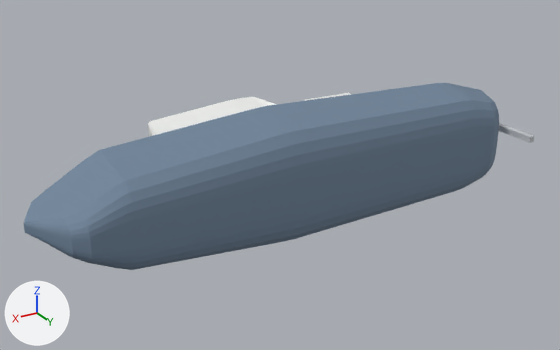
Before and after pictures for a commit that changed the glTF model models/mine-clearance-loft.glb.
Rendered twice from a 50 mm camera at (1.4, 1.99, 1.1) aimed at (-0.04, -0.41, -0.1). Lighting does not change. The marker at lower left points along +X, +Y and +Z. The older version comes first. Vertices at exactly the same position are counted once.

Objects in the first picture: 'mine-clearance'.
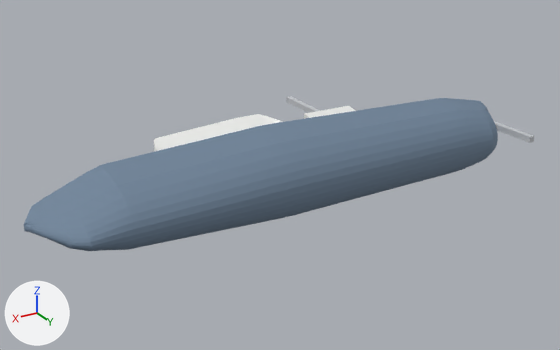
Location of each change, (x1, y1, x2, y2) in pixels of the pictures (560 x 350 px; the box of a moved part takes in the faces that stretch with it):
'mine-clearance', reshaped (17% shorter)
    before: (24, 83, 534, 270)
    after: (24, 96, 534, 251)
part 1 of me_mine_clearance, moved or reshaped (mostly hidden before)
    before: (304, 93, 351, 101)
    after: (304, 106, 356, 119)
part 2 of me_mine_clearance, moved or reshaped
    before: (148, 97, 276, 137)
    after: (154, 114, 283, 152)
part 3 of me_mine_clearance, moved or reshaped
    before: (24, 83, 499, 270)
    after: (24, 98, 498, 251)
part 4 of me_mine_clearance, moved or reshaped (not visible before)
    after: (287, 96, 320, 113)
part 5 of me_mine_clearance, shading changed
    before: (26, 94, 498, 265)
    after: (24, 107, 497, 250)

The change, as a list of edits to the scene's bpy script:
```text
Change me_mine_clearance:
    used by ob_mine_clearance; location = (0.0, 0.0, 0.0)
    before: 1868 (-0.43, -0.86, 0.01) at pixel (302, 101), 1869 (-0.41, -0.86, 0.01) at pixel (297, 102), 1871 (-0.41, -0.86, -0.01), 1873 (-0.43, -0.86, -0.01)
    remove me_mine_clearance.from_pydata(...)  # 1907 vertices, 3774 faces; spans x -0.99..0.97, y -0.86..0.0, z -0.24..0.24
    add me_mine_clearance.from_pydata(...)  # 1907 vertices, 3774 faces; spans x -0.99..0.97, y -0.96..0.0, z -0.17..0.17
    me_mine_clearance part 1: the loose piece of 617 vertices spanning x -0.36..-0.15, y -0.41..-0.26, z -0.19..0.19 is scaled about its middle by (1, 1, 0.709)
    me_mine_clearance part 2: the loose piece of 617 vertices spanning x -0.05..0.5, y -0.54..-0.28, z -0.2..0.2 is scaled about its middle by (1, 0.803, 0.709), then moved by (0.0, 0.02, 0.0)
    me_mine_clearance part 3: 553 of 1907 vertices moved; they spanned x -0.9..0.92, y -0.34..-0.04, z -0.24..0.24 and now span x -0.9..0.92, y -0.34..-0.04, z -0.17..0.17; mean shift (0.0, -0.02, 0.0); largest move (0.13, -0.1, -0.2) -> (0.13, -0.16, -0.14)
    me_mine_clearance part 4
    add for i in [1868, 1869, 1871, 1873]: me_mine_clearance.vertices[i].co += Vector((0.0, -0.1, 0.0))
    me_mine_clearance part 5: 130 of the faces centred in x -0.84..0.95, y -0.46..-0.04, z -0.19..0.23 are now shaded smooth
    other edits to the shape of me_mine_clearance do not show in these pictures
```
